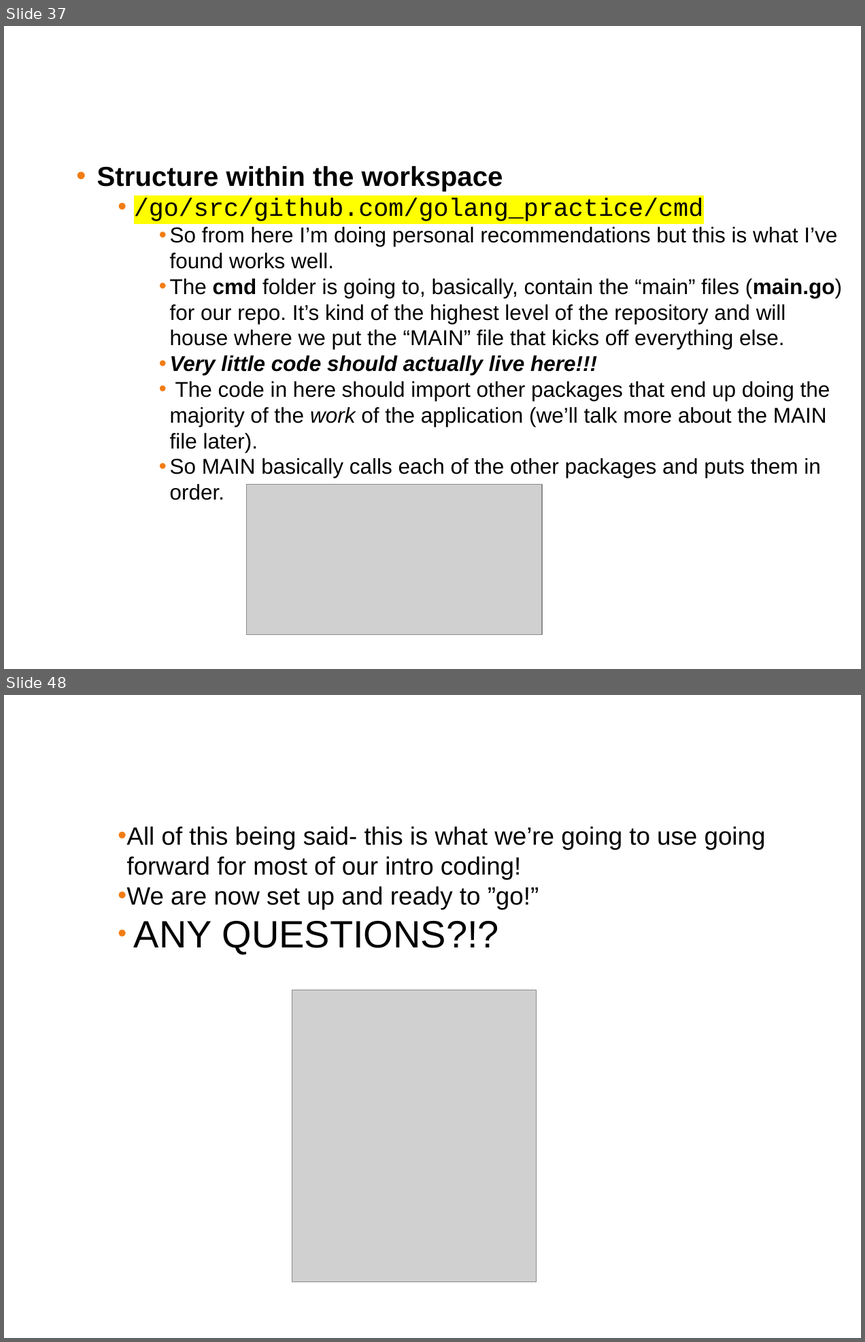
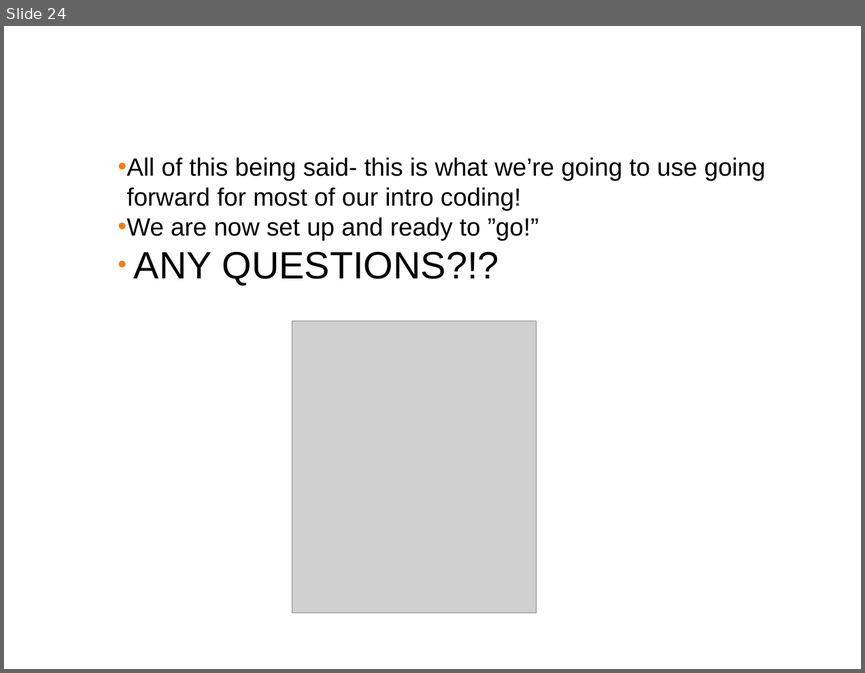
Before and after one commit to ferninphilly/golang_vmware, a slide deck: Module_Two/presentations/module_2_presentation.pptx. Shown one above the other, each under a label of ours: slides 37 and 48 before the commit, slide 24 after it; the slides between them are not shown. The pictures are 865x1342 and 865x673 pixels, drawn with LibreOffice and Linux fonts; fonts in the diff are those of the drawing; grey boxes stand for pictures; background and template pictures are left out. Boxes give left, top, right and bottom in pixels: in the first picture for what was removed or moved away, otherwise in the second. Text is boxed around its words. In the diff, an @@ line names an element or a change of style, - is before the commit and + after.

```diff
--- a/Module_Two/presentations/module_2_presentation.pptx
+++ b/Module_Two/presentations/module_2_presentation.pptx
@@ slide 37 removed at box(4, 26, 861, 669), background #FFFFFF @@
@@ title removed at box(11, 40, 853, 103) @@
-Golang Setup (follow along)
@@ text removed at box(97, 166, 842, 500) @@
-  • Structure within the workspace
-    • /go/src/github.com/golang_practice/cmd
-      • So from here I’m doing personal recommendations but this is what I’ve found works well.
-      • The cmd folder is going to, basically, contain the “main” files (main.go) for our repo. It’s kind of the highest level of the repository and will house where we put the “MAIN” file that kicks off everything else.
-      • Very little code should actually live here!!!
-      • The code in here should import other packages that end up doing the majority of the work of the application (we’ll talk more about the MAIN file later).
-      • So MAIN basically calls each of the other packages and puts them in order.
@@ picture removed at box(247, 484, 542, 635) @@
@@ what was slide 48 is now slide 24 @@
```
Also in this commit, not shown: 2 slides changed, 13 slides added, 36 other slides removed, 2 other files.
